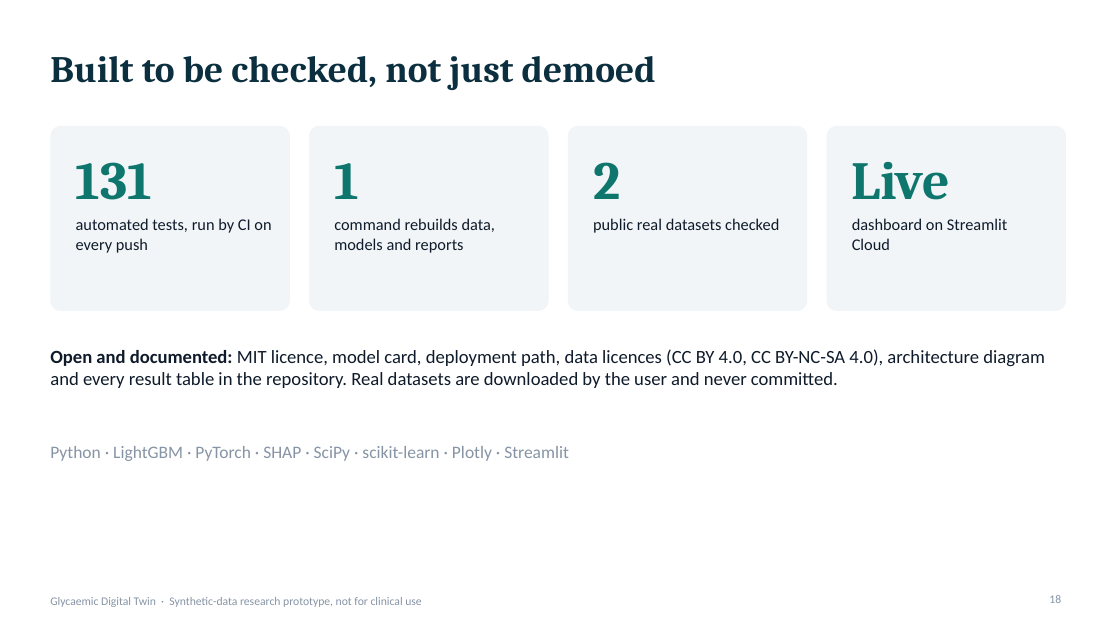
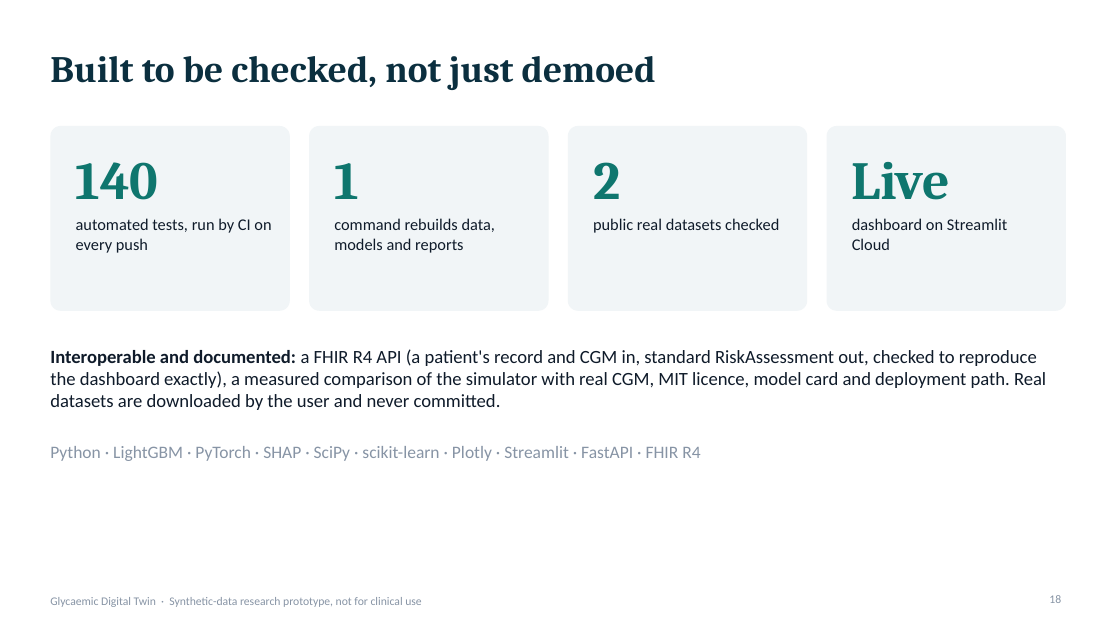
Before and after one commit to AkhileshNalla11/Sync-and-Predict_BITSoM, a slide deck: slide 18 of docs/presentation.pptx. Drawn at 1120x630 pixels with LibreOffice and Linux fonts; fonts in the diff are those of the drawing. Boxes give left, top, right and bottom in pixels: in the first picture for what was removed or moved away, otherwise in the second. Text is boxed around its words. In the diff, an @@ line names an element or a change of style, - is before the commit and + after.

```diff
--- a/docs/presentation.pptx
+++ b/docs/presentation.pptx
@@ text at box(76, 162, 159, 200): text changed @@
-131
+140
@@ text at box(50, 349, 1046, 410): text changed @@
-Open and documented: MIT licence, model card, deployment path, data licences (CC BY 4.0, CC BY-NC-SA 4.0), architecture diagram and every result table in the repository. Real datasets are downloaded by the user and never committed.
+Interoperable and documented: a FHIR R4 API (a patient's record and CGM in, standard RiskAssessment out, checked to reproduce the dashboard exactly), a measured comparison of the simulator with real CGM, MIT licence, model card and deployment path. Real datasets are downloaded by the user and never committed.
@@ text at box(50, 446, 700, 461): text changed @@
-Python · LightGBM · PyTorch · SHAP · SciPy · scikit-learn · Plotly · Streamlit
+Python · LightGBM · PyTorch · SHAP · SciPy · scikit-learn · Plotly · Streamlit · FastAPI · FHIR R4
```
Also in this commit, not shown: 2 other slides changed, 27 other files.
